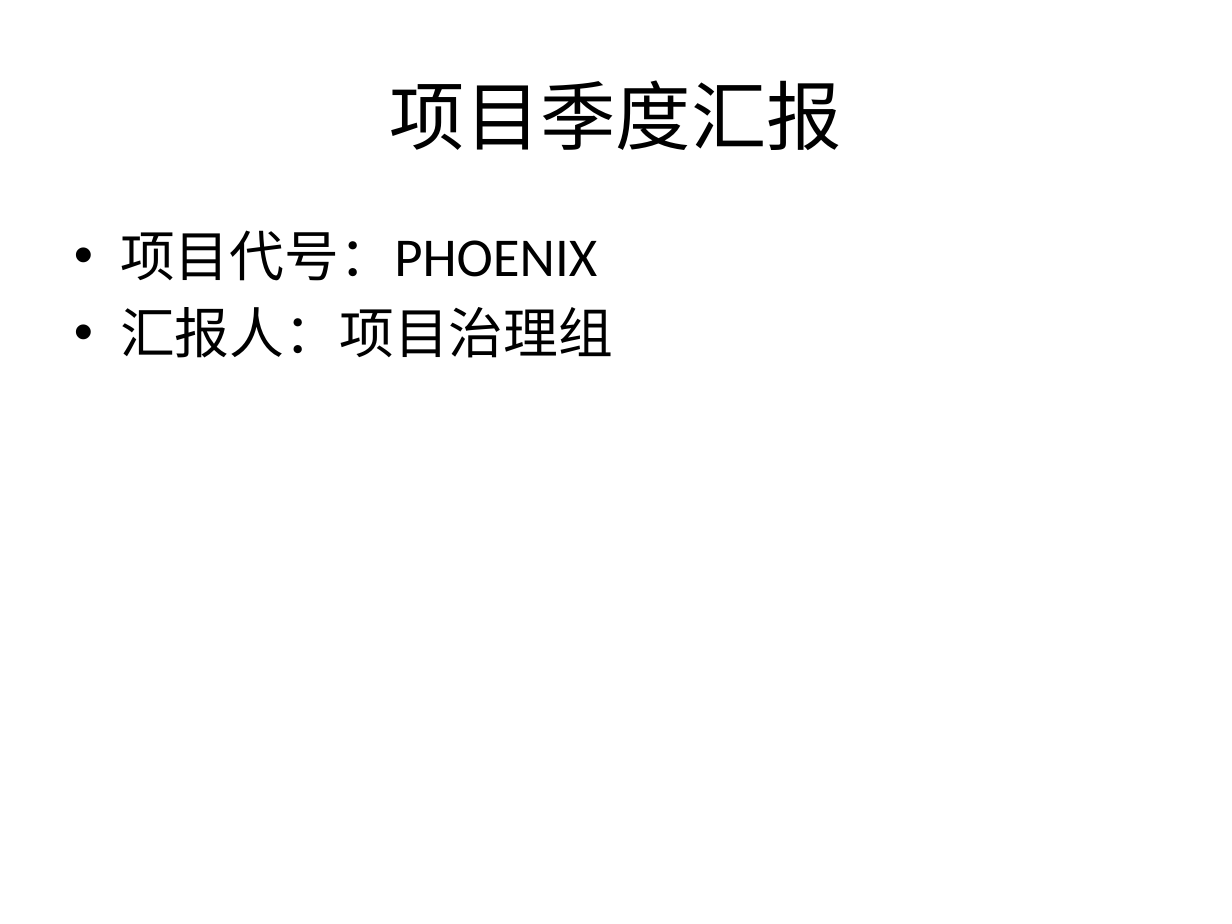
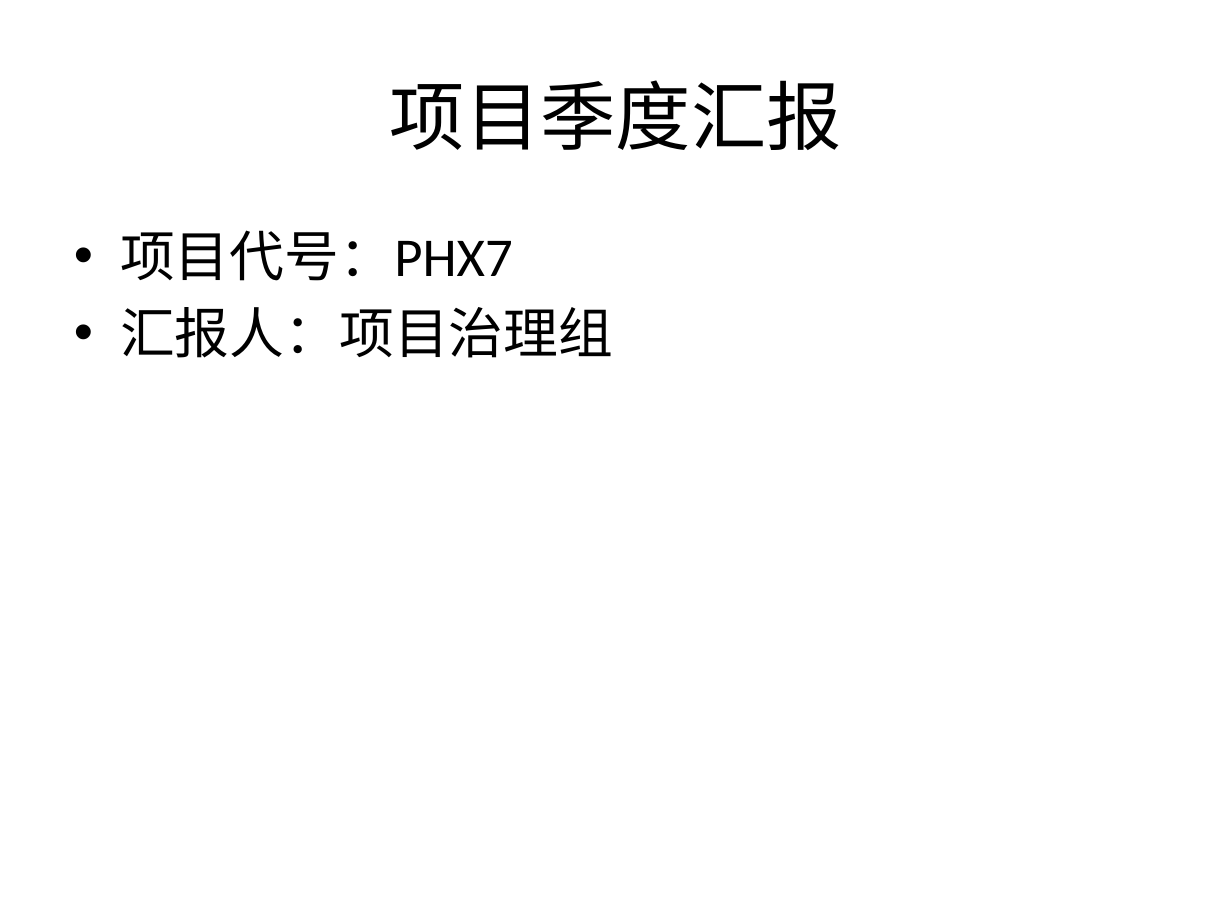
Before and after one commit to slamfinger/SimiGo, a slide deck: slide 1 of docs/experiments/V17_RUNTIME_MATRIX/office_out/docs/project_review.pptx. Drawn at 1232x924 pixels with LibreOffice and Linux fonts; fonts in the diff are those of the drawing. Boxes give left, top, right and bottom in pixels: in the first picture for what was removed or moved away, otherwise in the second. Text is boxed around its words. In the diff, an @@ line names an element or a change of style, - is before the commit and + after.

```diff
--- a/docs/experiments/V17_RUNTIME_MATRIX/office_out/docs/project_review.pptx
+++ b/docs/experiments/V17_RUNTIME_MATRIX/office_out/docs/project_review.pptx
@@ text at [120, 230, 513, 281]: text changed @@
-• 项目代号：PHOENIX
+• 项目代号：PHX7
```
Also in this commit, not shown: 4 slides removed, 13 other files.
